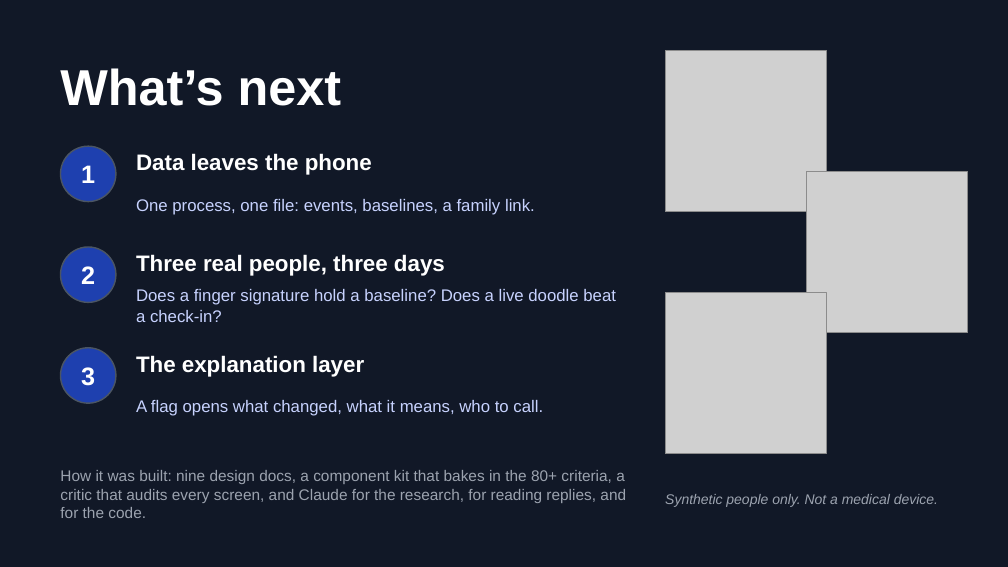
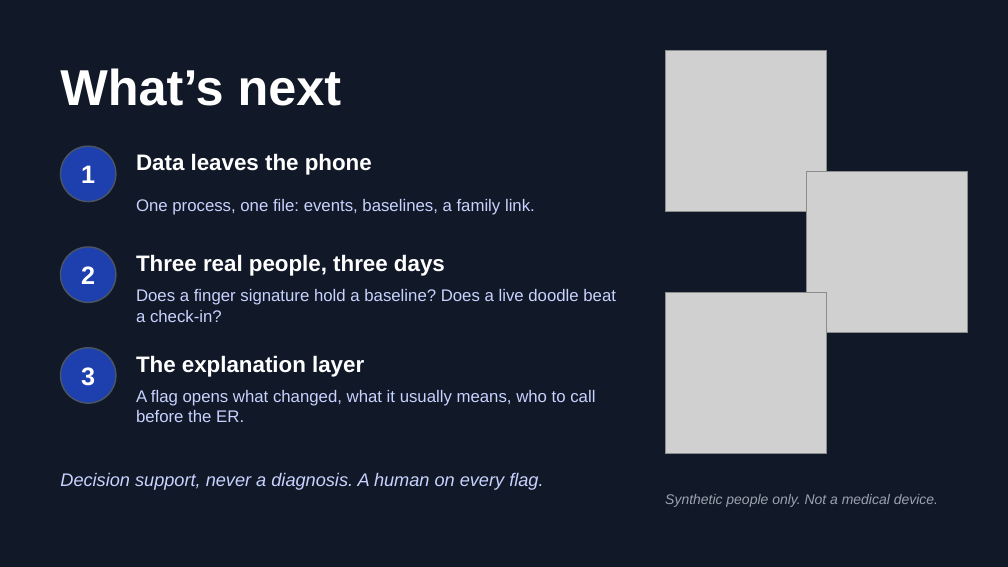
Before and after one commit to cpluntke/ernie, a slide deck: slide 7 of docs/talk/ernie-talk.pptx (slide 8 before the commit). Drawn at 1008x567 pixels with LibreOffice and Linux fonts; fonts in the diff are those of the drawing; grey boxes stand for pictures. Boxes give left, top, right and bottom in pixels: in the first picture for what was removed or moved away, otherwise in the second. Text is boxed around its words. In the diff, an @@ line names an element or a change of style, - is before the commit and + after.

```diff
--- a/docs/talk/ernie-talk.pptx
+++ b/docs/talk/ernie-talk.pptx
@@ text at (x1=136, y1=390, x2=595, y2=422): text changed @@
-A flag opens what changed, what it means, who to call.
+A flag opens what changed, what it usually means, who to call before the ER.
@@ text at (x1=60, y1=472, x2=543, y2=490): text changed; size 11 to 13 pt; text colour #9CA3AF to #C7D2FE; italic on @@
-How it was built: nine design docs, a component kit that bakes in the 80+ criteria, a critic that audits every screen, and Claude for the research, for reading replies, and for the code.
+Decision support, never a diagnosis. A human on every flag.
```
Also in this commit, not shown: 2 other slides changed, 2 slides added, 2 slides removed, 2 other files.
